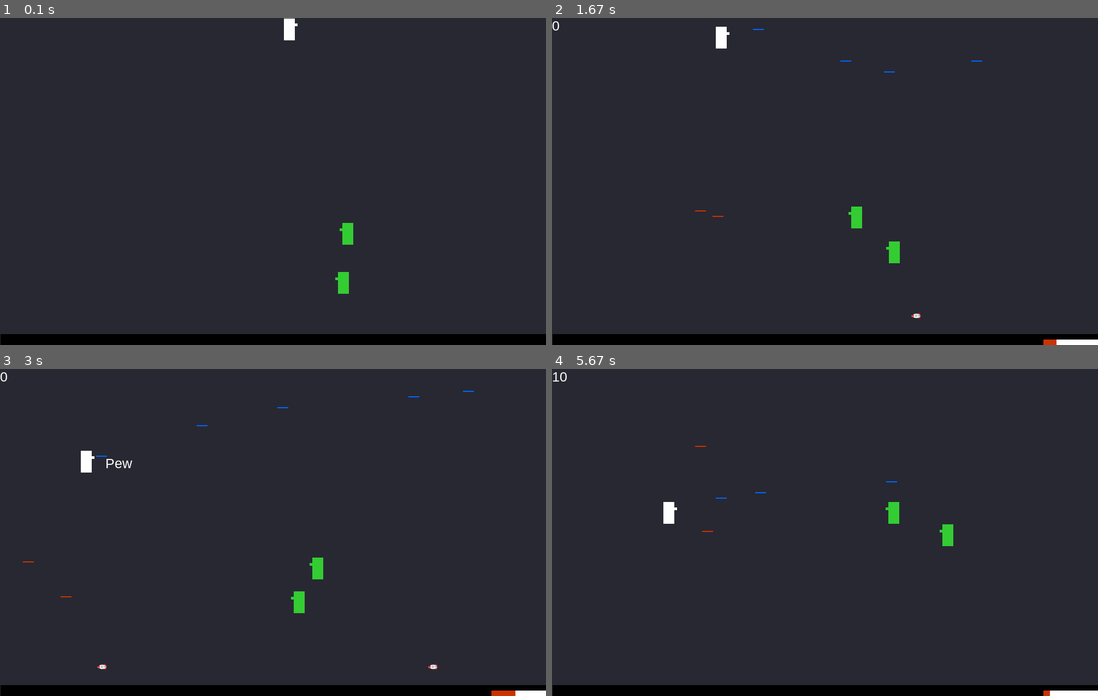
Above: before the commit, frames 1-4 (two rows, left to right).
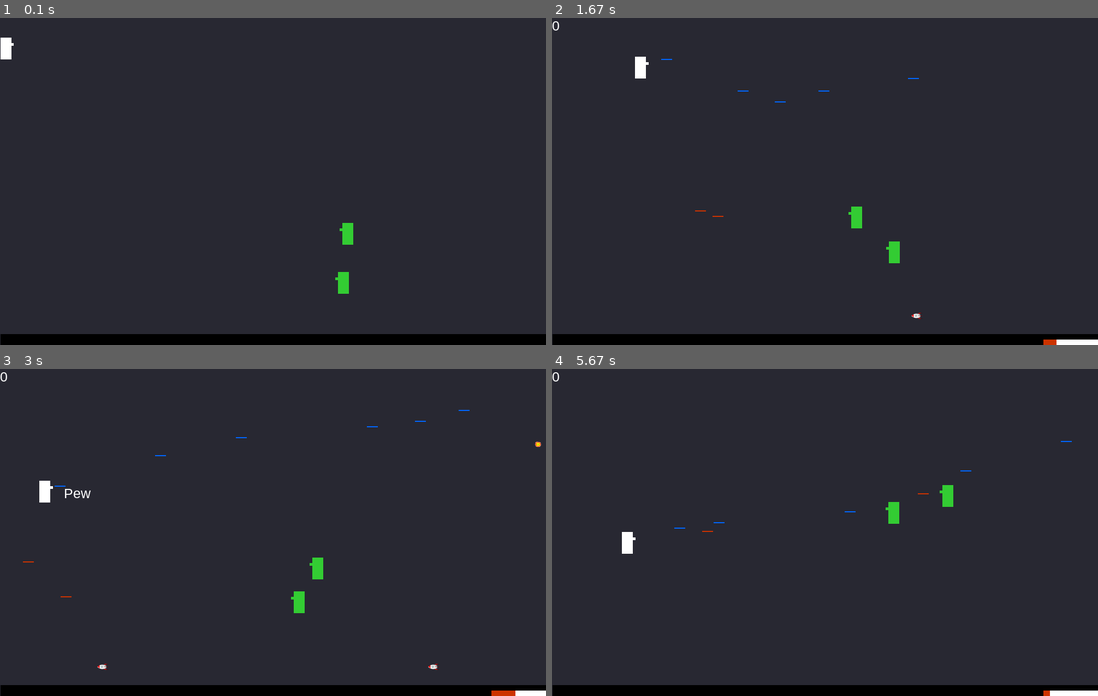
Above: after the commit, the same moments.

Repository: zwang20/SimpleShooter
Game: pygame game, started from simple_shooter.py
Same seed, same stepped clock (60 frames per second), same inputs: the game is played once before the commit and once after it.
Inputs:
- Up to frame 1 (0.1 s): no input
- Up to frame 2 (1.67 s): tap Space at 0.33, 0.73, 1.03, 1.23, 1.57 s; hold D 0.67-1.13 s; hold W 1.17-1.47 s; hold D from 1.5 s (still down)
- Up to frame 3 (3 s): tap Space at 1.87, 2.07, 2.37, 2.63, 2.97 s; release D at 1.97 s; hold A 2-2.53 s; hold S 2.57-2.87 s; hold A from 2.9 s (still down)
- Up to frame 4 (5.67 s): tap Space at 3.27, 3.4, 3.8, 4.1, 4.47, 4.87, 5.17, 5.37 s; release A at 3.3 s; hold W 3.33-3.7 s; hold D 3.73-4.37 s; hold S 4.4-4.77 s; hold A 4.8-5.27 s; hold D from 5.3 s (still down)

The runs differ from the first frame. In frame 1, 0.3% of the frame differs, in the area x 0-55%, y 0-13%; in frame 2, 0.3%; in frame 3, 0.5%; in frame 4, 0.7%, in the area x 0-96%, y 1-57%.

Commit message:
Interactive start?

Diff:
--- a/simple_shooter.py
+++ b/simple_shooter.py
@@ -140,8 +140,8 @@
     width = 20
     height = 40
     score = 0
-    speedx = randint(4, 5)
-    speedy = randint(7, 10)
+    speedx = 4
+    speedy = 4
 
     def __init__(self):
         self.x = 0
@@ -173,17 +173,17 @@
             self.y -= self.speedy
         elif self.dir == "down":
             self.y += self.speedy
-        if self.x > display_width - Enemy.width:
-            self.x = display_width - Enemy.width
-            self.chdir()
-        elif self.x < 500:
-            self.x = 500
+        if self.x < 0:
+            self.x = 0
+            self.chdir()
+        elif self.x > 300:
+            self.x = 300
             self.chdir()
         if self.y < 0:
             self.y = 0
             self.chdir()
-        elif self.y > display_height - ground_height - Enemy.height:
-            self.y = display_height - ground_height - Enemy.height
+        elif self.y > display_height - ground_height - Player.height:
+            self.y = display_height - ground_height - Player.height
             self.chdir()
         if self.dir in ("up", "down"):
             self.movement -= self.speedy
